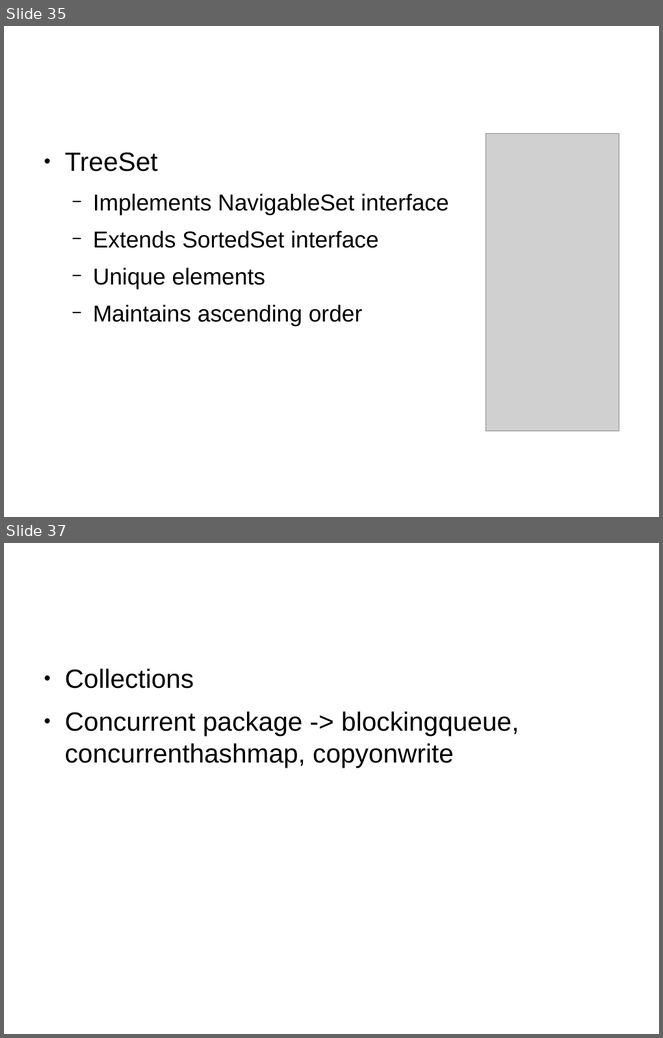
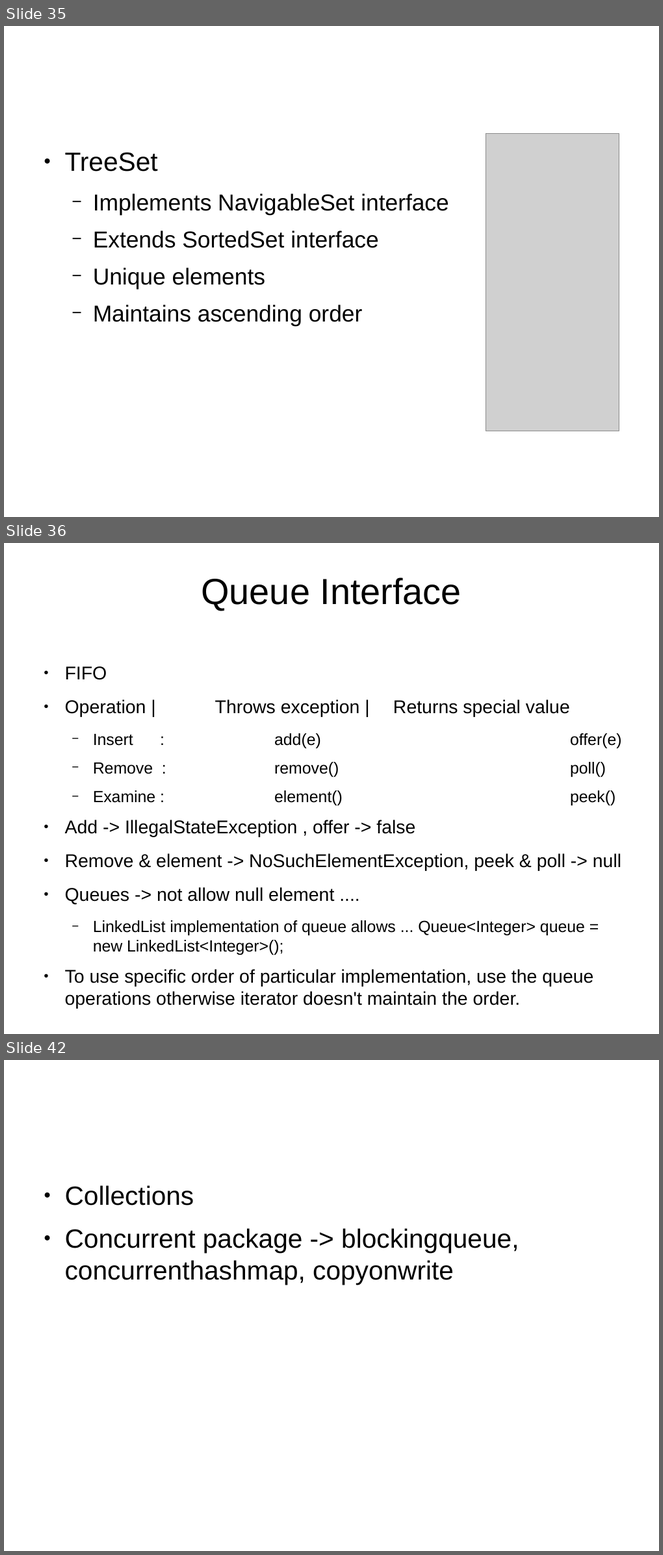
Before and after one commit to shikha-desai/Internship_PreWork, a slide deck: Java/Java_Notes.odp. Shown one above the other, each under a label of ours: slides 35 and 37 before the commit, slides 35, 36 and 42 after it; the slides between them are not shown. The pictures are 663x1038 and 663x1555 pixels, drawn with LibreOffice and Linux fonts; fonts in the diff are those of the drawing; grey boxes stand for pictures; background and template pictures are left out. Boxes give left, top, right and bottom in pixels: in the first picture for what was removed or moved away, otherwise in the second. Text is boxed around its words. In the diff, an @@ line names an element or a change of style, - is before the commit and + after.

```diff
--- a/Java/Java_Notes.odp
+++ b/Java/Java_Notes.odp
@@ slide 36 added at [4, 543, 659, 1034], background picture (left out) @@
@@ title added at [201, 577, 462, 611], 44 pt, text #000000 @@
+Queue Interface
@@ text added at [65, 667, 622, 1009], 22.4 pt, text #000000 @@
+● FIFO
+● Operation | Throws exception | Returns special value
+  − Insert : add(e) offer(e)
+  − Remove : remove() poll()
+  − Examine : element() peek()
+● Add -> IllegalStateException , offer -> false
+● Remove & element -> NoSuchElementException, peek & poll -> null
+● Queues -> not allow null element ....
+  − LinkedList implementation of queue allows ... Queue<Integer> queue = new LinkedList<Integer>();
+● To use specific order of particular implementation, use the queue operations otherwise iterator doesn't maintain the order.
@@ what was slide 37 is now slide 42 @@
```
Also in this commit, not shown: 1 slide changed, 5 other slides added, 1 slide removed, 1 other file.
